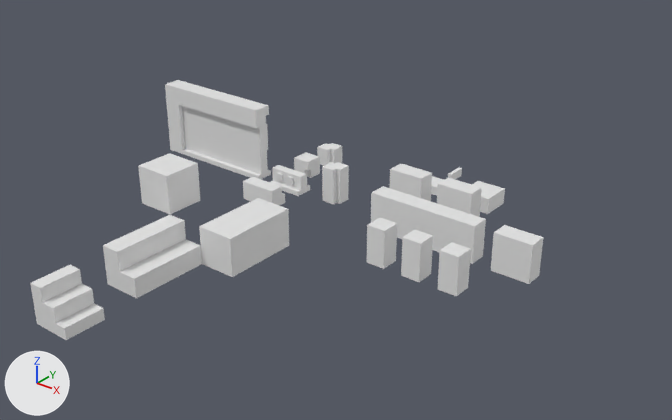
The Blender file Models/models2.blend: old version first, new version second.
One viewpoint serves both versions: a 50 mm camera at (30.1, -23.2, 20.6) aimed at (5.3, 7.7, 1.4). Every picture has the same lights, and +X, +Y and +Z are marked at lower left.

In view in the first picture: 'Stair1', 'Stair2', 'Wall1', 'Wall1.001', 'Wall1.002', 'Wall1.003', 'Wall1.005', 'Wall1.006', 'Wall1.013', 'Wall1.017', 'Wall1.024', 'Wall1.025'.
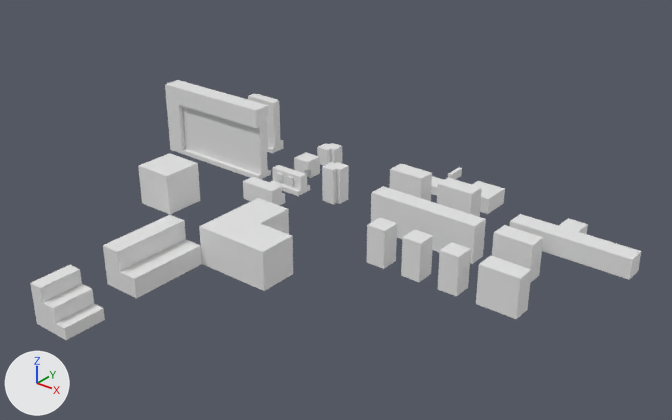
Where the change shows, as pixel boxes (x1, y1, x2, y2) in the pictures (672 x 420 px):
'Wall1.034', added: after (230, 223, 293, 291)
'Wall1.028', added: after (476, 256, 532, 319)
'Wall1.031', added: after (587, 238, 641, 280)
'Wall1.030', added: after (546, 226, 598, 266)
'Wall1.033', added: after (248, 94, 284, 153)
'Wall1.029', added: after (509, 214, 558, 252)
'Wall1.032', added: after (559, 218, 588, 234)

Patch to the scene script:
```diff
--- a/Models/models2.blend.py
+++ b/Models/models2.blend.py
@@ me_cube_025 @@
+me_cube_025.from_pydata([(-1.0, -1.0, 1.0), (-1.0, 1.0, 1.0), (1.0, -1.0, 1.0), (1.0, 1.0, 1.0), (0.0, 1.0, 1.0), (0.0, -1.0, 1.0), (-1.0, -1.0, 0.0), (-1.0, 1.0, 0.0), (1.0, 1.0, 0.0), (1.0, -1.0, 0.0), (0.0, -1.0, 0.0), (0.0, 1.0, 0.0)], [], [(6, 0, 1, 7), (11, 4, 3, 8), (8, 3, 2, 9), (10, 5, 0, 6), (4, 1, 0, 5), (3, 4, 5, 2), (9, 2, 5, 10), (7, 1, 4, 11), (9, 10, 11, 8), (7, 11, 10, 6)])
+me_cube_025.materials.append(mat_material_021)  # its picture is missing
@@ me_cube_026 @@
+me_cube_026.from_pydata([(-1.0, -1.0, 1.0), (-1.0, 1.0, 1.0), (1.0, -1.0, 1.0), (1.0, 1.0, 1.0), (0.0, 1.0, 1.0), (0.0, -1.0, 1.0), (-1.0, -1.0, 0.0), (-1.0, 1.0, 0.0), (1.0, 1.0, 0.0), (1.0, -1.0, 0.0), (0.0, -1.0, 0.0), (0.0, 1.0, 0.0)], [], [(6, 0, 1, 7), (11, 4, 3, 8), (8, 3, 2, 9), (10, 5, 0, 6), (4, 1, 0, 5), (3, 4, 5, 2), (9, 2, 5, 10), (7, 1, 4, 11), (9, 10, 11, 8), (7, 11, 10, 6)])
+me_cube_026.materials.append(mat_material_038)  # its picture is missing
@@ me_cube_027 @@
+me_cube_027.from_pydata([(-1.0, -1.0, 1.0), (-1.0, 1.0, 1.0), (1.0, -1.0, 1.0), (1.0, 1.0, 1.0), (0.0, 1.0, 1.0), (0.0, -1.0, 1.0), (-1.0, -1.0, 0.0), (-1.0, 1.0, 0.0), (1.0, 1.0, 0.0), (1.0, -1.0, 0.0), (0.0, -1.0, 0.0), (0.0, 1.0, 0.0)], [], [(6, 0, 1, 7), (11, 4, 3, 8), (8, 3, 2, 9), (10, 5, 0, 6), (4, 1, 0, 5), (3, 4, 5, 2), (9, 2, 5, 10), (7, 1, 4, 11), (10, 11, 8, 9), (11, 10, 6, 7)])
+me_cube_027.materials.append(mat_material_039)  # its picture is missing
@@ me_cube_021 @@
+me_cube_021.from_pydata([(-1.0, -1.0, -1.0), (-1.0, -1.0, 1.0), (-1.0, 1.0, -1.0), (-1.0, 1.0, 1.0), (1.0, -1.0, -1.0), (1.0, -1.0, 1.0), (1.0, 1.0, -1.0), (1.0, 1.0, 1.0), (0.0, 1.0, -1.0), (0.0, 1.0, 1.0), (0.0, -1.0, -1.0), (0.0, -1.0, 1.0)], [], [(0, 1, 3, 2), (8, 9, 7, 6), (6, 7, 5, 4), (10, 11, 1, 0), (8, 6, 4, 10), (9, 3, 1, 11), (7, 9, 11, 5), (2, 8, 10, 0), (4, 5, 11, 10), (2, 3, 9, 8)])
+me_cube_021.materials.append(mat_material_015)  # its picture is missing
@@ ob_wall1_034 @@
+ob_wall1_034 = bpy.data.objects.new('Wall1.034', me_cube_036)  # a box spanning x -1.0..1.0, y -1.0..1.0, z -1.0..1.0; in mat_material_042 (its picture is missing)
+ob_wall1_034.location = (4.0, 4.0, 0.0)
@@ ob_wall1_033 @@
+ob_wall1_033 = bpy.data.objects.new('Wall1.033', me_cube_032)  # 161 vertices, 152 faces, 5 loose edges; spans x -1.0..1.0, y -1.0..1.0, z -1.0..2.0; in mat_material_041 (its picture is missing)
+ob_wall1_033.location = (-5.0, 14.0, 1.0)
+ob_wall1_033.scale = (1.0, 0.5, 1.0)
@@ ob_wall1_032 @@
+ob_wall1_032 = bpy.data.objects.new('Wall1.032', me_cube_030)  # a box spanning x -1.0..0.0, y -1.0..1.0, z 0.0..1.0; in mat_material_040 (its picture is missing)
+ob_wall1_032.location = (15.0, 14.0, 0.0)
+ob_wall1_032.scale = (1.0, 0.5, 1.0)
@@ ob_wall1_029 @@
+ob_wall1_029 = bpy.data.objects.new('Wall1.029', me_cube_025)
+ob_wall1_029.location = (13.0, 13.0, 0.0)
+ob_wall1_029.scale = (1.0, 0.5, 1.0)
@@ ob_wall1_030 @@
+ob_wall1_030 = bpy.data.objects.new('Wall1.030', me_cube_026)
+ob_wall1_030.location = (15.0, 13.0, 0.0)
+ob_wall1_030.scale = (1.0, 0.5, 1.0)
@@ ob_wall1_031 @@
+ob_wall1_031 = bpy.data.objects.new('Wall1.031', me_cube_027)
+ob_wall1_031.location = (17.0, 13.0, 0.0)
+ob_wall1_031.scale = (1.0, 0.5, 1.0)
@@ ob_wall1_028 @@
+ob_wall1_028 = bpy.data.objects.new('Wall1.028', me_cube_021)
+ob_wall1_028.location = (14.0, 8.5, 0.0)
+ob_wall1_028.scale = (1.0, 0.5, 1.0)
```
